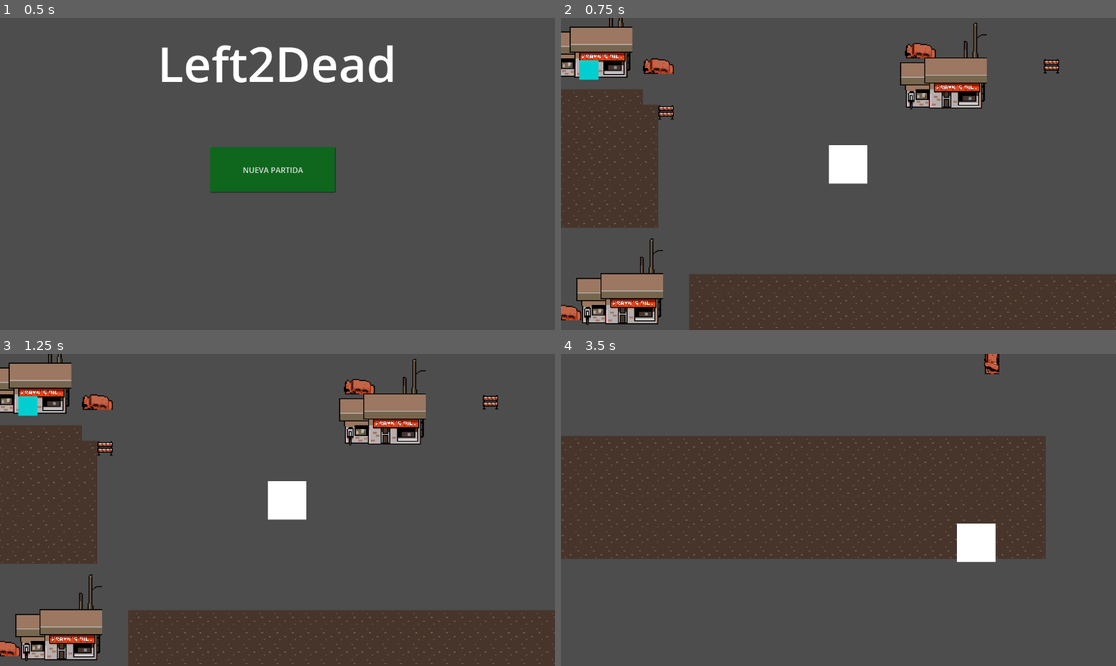
Above: before the commit, frames 1-4 (two rows, left to right).
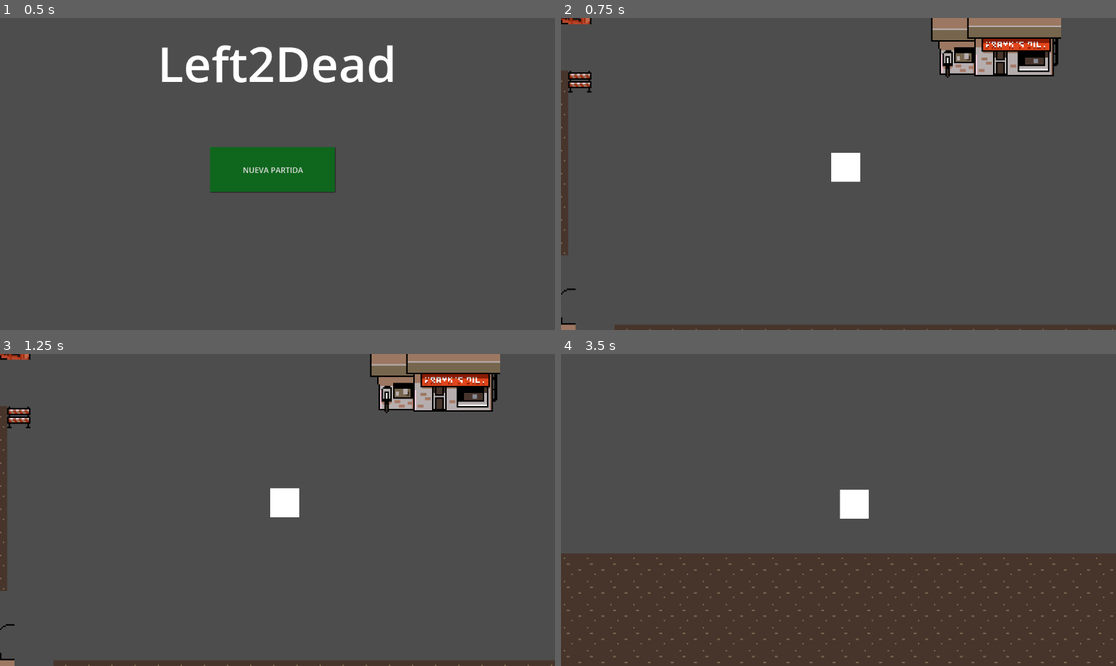
Above: after the commit, the same moments.

Repository: Genaro-Robles/Left2Dead
Game: Godot game, scene res://Scenes/Levels/main_menu/main_menu.tscn
Same seed, same stepped clock (60 frames per second), same inputs: the game is played once before the commit and once after it.
Inputs:
- Up to frame 1 (0.5 s): no input
- Up to frame 2 (0.75 s): click "NUEVA PARTIDA" at 0.5 s
- Up to frame 3 (1.25 s): no input
- Up to frame 4 (3.5 s): tap Enter at 1.25 s; hold D (derecha) 1.28-2.03 s; hold S (abajo) 2.03-2.78 s; hold D (derecha) from 2.78 s (still down)

Frame 1 is identical in both runs. In frame 2, 31% of the frame differs, in the area x 0-100%, y 0-100%; in frame 3, 31%; in frame 4, 67%.

Commit message:
Prototipo 1 y la isla del programador

Diff:
--- a/Scenes/Characters/main_character/main_character.tscn
+++ b/Scenes/Characters/main_character/main_character.tscn
@@ -6,10 +6,11 @@
 size = Vector2(40, 40)
 
 [node name="main_character" type="CharacterBody2D"]
+scale = Vector2(0.5, 0.5)
 collision_layer = 8
 collision_mask = 54
 script = ExtResource("1_fm84q")
-speed = 300.0
+speed = 100.0
 
 [node name="CollisionShape2D" type="CollisionShape2D" parent="."]
 position = Vector2(10, -10)
--- a/Scenes/Core/Camera/main_camera.gd
+++ b/Scenes/Core/Camera/main_camera.gd
@@ -22,7 +22,7 @@
 		# Si el personaje esta muerto dejamos de seguirlo
 		return
 	var charpos = character.position
-	var new_pos = position.lerp(charpos, delta * 2.0)
+	var new_pos = position.lerp(charpos, delta * 50.0)
 	# Ajustamos los valores a números enteros, para evitar mover la cámara demasiadas veces
 	new_pos.x = int(new_pos.x)
 	new_pos.y = int(new_pos.y)
--- a/Scenes/Core/Camera/main_camera.tscn
+++ b/Scenes/Core/Camera/main_camera.tscn
@@ -3,4 +3,6 @@
 [ext_resource type="Script" path="res://Scenes/Core/Camera/main_camera.gd" id="1_vwii6"]
 
 [node name="MainCamera" type="Camera2D"]
+zoom = Vector2(3, 3)
+position_smoothing_speed = 15.0
 script = ExtResource("1_vwii6")
--- a/Scenes/Levels/level_1/level_1.tscn
+++ b/Scenes/Levels/level_1/level_1.tscn
@@ -9,6 +9,9 @@
 [ext_resource type="PackedScene" uid="uid://bwbt0q6y25ktt" path="res://Scenes/Characters/main_character/main_character.tscn" id="7_u0dw5"]
 [ext_resource type="PackedScene" uid="uid://d3r0q7g1bkmhb" path="res://Scenes/Core/change_scenes/change_scenes.tscn" id="8_1ttph"]
 [ext_resource type="Texture2D" uid="uid://ceo86cum468bt" path="res://Scenes/arte/Zombie-Tileset---_0151_Capa-152.png" id="8_dt4vu"]
+
+[sub_resource type="LabelSettings" id="LabelSettings_53bqp"]
+font_size = 72
 
 [sub_resource type="TileSetAtlasSource" id="TileSetAtlasSource_n8hwo"]
 texture = ExtResource("1_f4ikl")
@@ -812,23 +815,26 @@
 [node name="Level1" type="Node2D"]
 
 [node name="Label" type="Label" parent="."]
-offset_left = -15.0
-offset_top = -1.0
-offset_right = -15.0
-offset_bottom = -1.0
+offset_left = -40.0
+offset_top = -540.0
+offset_right = 223.0
+offset_bottom = -441.0
+text = "LEVEL 1"
+label_settings = SubResource("LabelSettings_53bqp")
 
 [node name="TileMap" type="TileMap" parent="."]
 position = Vector2(10, -2)
 tile_set = SubResource("TileSet_mw2ej")
 format = 2
 layer_0/name = "Suelo"
-layer_0/tile_data = PackedInt32Array(-458744, 4, 0, -524303, …(14711 unchanged characters)… 3030, 5, 0, -917494, 5, 0, -851958, 5, 0)
+layer_0/tile_data = PackedInt32Array(-458744, 4, 0, -524303, …(14711 unchanged characters)… 3030, 5, 0, -917494, 5, 0, -851958, 5, 0, -262167, 983041, 1)
 layer_1/name = "Muros"
 layer_1/tile_data = PackedInt32Array()
 
 [node name="MainCamera" parent="." node_paths=PackedStringArray("character") instance=ExtResource("6_vmwhb")]
 position = Vector2(45, -4)
-zoom = Vector2(2, 2)
+position_smoothing_enabled = true
+position_smoothing_speed = 20.0
 character = NodePath("../main_character")
 
 [node name="main_character" parent="." instance=ExtResource("7_u0dw5")]
--- /dev/null
+++ b/Scenes/Levels/programmer_isle/programmer_isle.gd
@@ -0,0 +1,11 @@
+extends Node
+
+
+# Called when the node enters the scene tree for the first time.
+func _ready():
+	pass # Replace with function body.
+
+
+# Called every frame. 'delta' is the elapsed time since the previous frame.
+func _process(delta):
+	pass
--- /dev/null
+++ b/Scenes/Levels/programmer_isle/programmer_isle.tscn
@@ -0,0 +1,13 @@
+[gd_scene load_steps=3 format=3 uid="uid://cs3vgve8bxujq"]
+
+[ext_resource type="PackedScene" uid="uid://bwbt0q6y25ktt" path="res://Scenes/Characters/main_character/main_character.tscn" id="1_xicca"]
+[ext_resource type="PackedScene" uid="uid://cvg3p5umgimm" path="res://Scenes/Core/Camera/main_camera.tscn" id="2_csm56"]
+
+[node name="ProgrammerIsle" type="Node2D"]
+
+[node name="main_character" parent="." instance=ExtResource("1_xicca")]
+position = Vector2(269, 106)
+
+[node name="MainCamera" parent="." node_paths=PackedStringArray("character") instance=ExtResource("2_csm56")]
+position = Vector2(271, 99)
+character = NodePath("../main_character")
Not shown: 1 places in Scenes/Levels/level_1/level_1.tscn that only renumber resources
